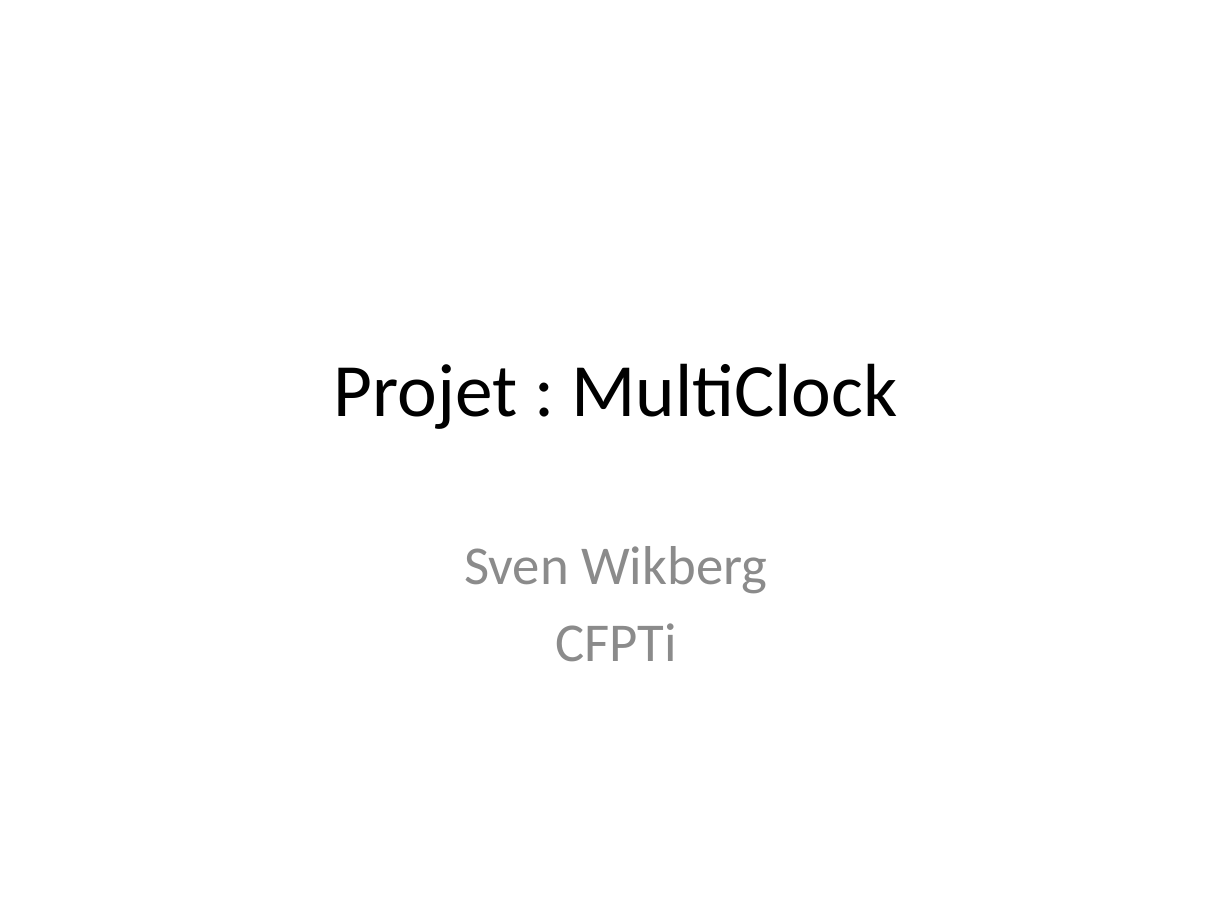
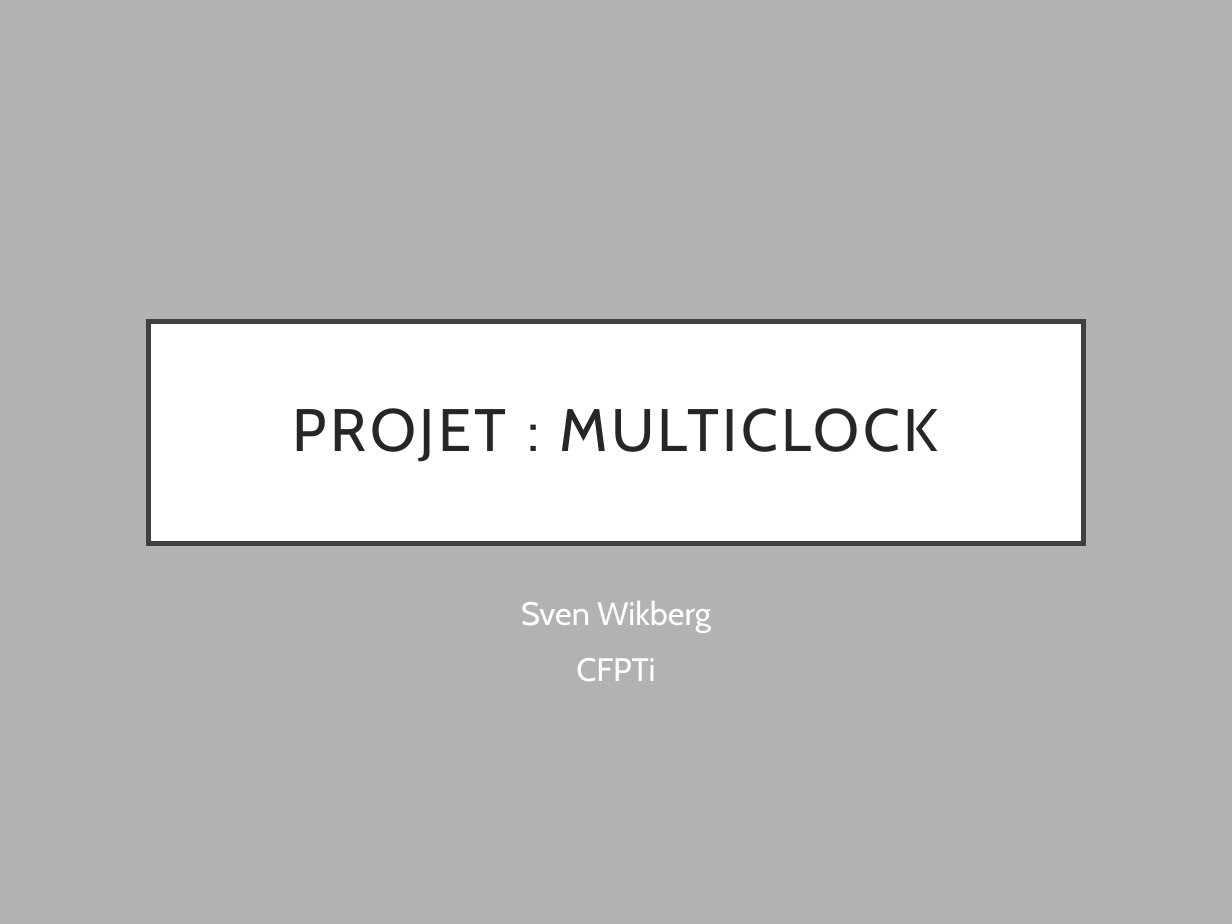
Before and after one commit to SvenWikberg/MultiClock, a slide deck: slide 1 of doc/MultiClock_presentation.pptx. Drawn at 1232x924 pixels with LibreOffice and Linux fonts; fonts in the diff are those of the drawing. Boxes give left, top, right and bottom in pixels: in the first picture for what was removed or moved away, otherwise in the second. Text is boxed around its words. In the diff, an @@ line names an element or a change of style, - is before the commit and + after.

```diff
--- a/doc/MultiClock_presentation.pptx
+++ b/doc/MultiClock_presentation.pptx
@@ background #FFFFFF to #B2B2B2 @@
@@ title "PROJET : MULTICLOCK": place and size @@
-title "PROJET : MULTICLOCK" at <box>334,363,897,429</box>
+title "PROJET : MULTICLOCK" at <box>149,322,1084,543</box>
@@ title "PROJET : MULTICLOCK" at <box>149,322,1084,543</box>: fill none to #FFFFFF; outline none to #404040 3 pt @@
@@ title at <box>293,408,939,462</box>: text changed; size 44 to 35 pt; font Calibri to Cabin; text colour #000000 to #262626 @@
-Projet : MultiClock
+PROJET : MULTICLOCK
@@ subtitle "Sven Wikberg": place and size @@
-subtitle "Sven Wikberg" at <box>464,546,767,662</box>
+subtitle "Sven Wikberg" at <box>521,601,711,681</box>
@@ subtitle "Sven Wikberg" at <box>521,601,711,681</box>: size 32 to 19 pt, font Calibri to Cabin, text colour #8C8C8C to #FFFFFF; more space between paragraphs @@
```
Also in this commit, not shown: 7 other slides changed, 1 slide added, 2 slides removed, 10 other files.
